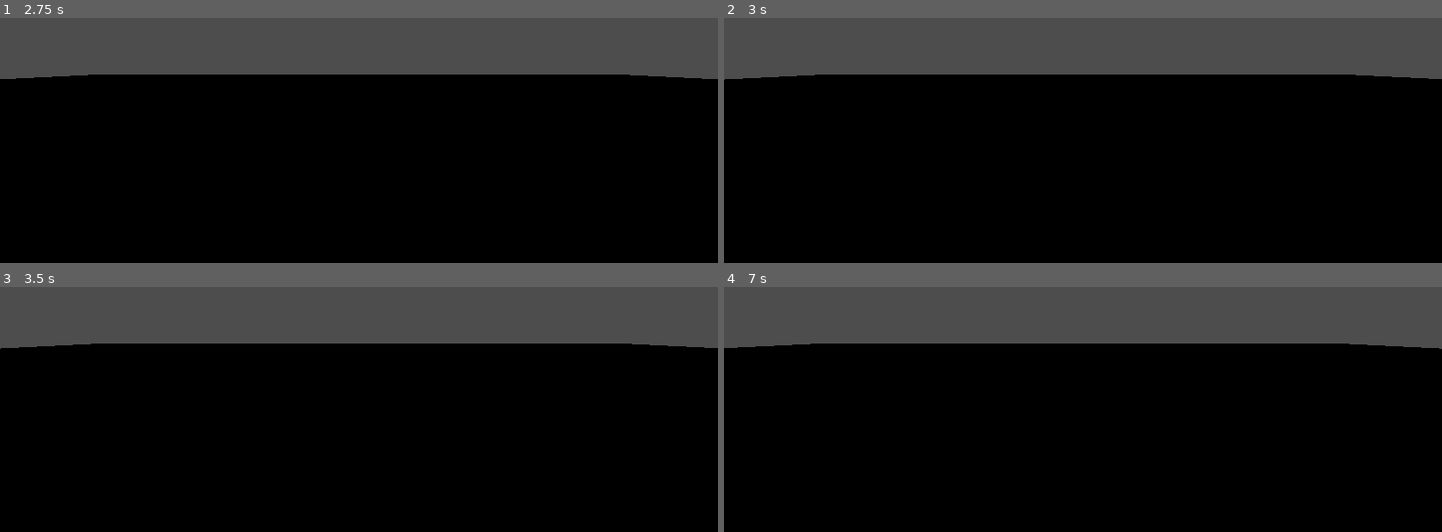
Above: before the commit, frames 1-4 (two rows, left to right).
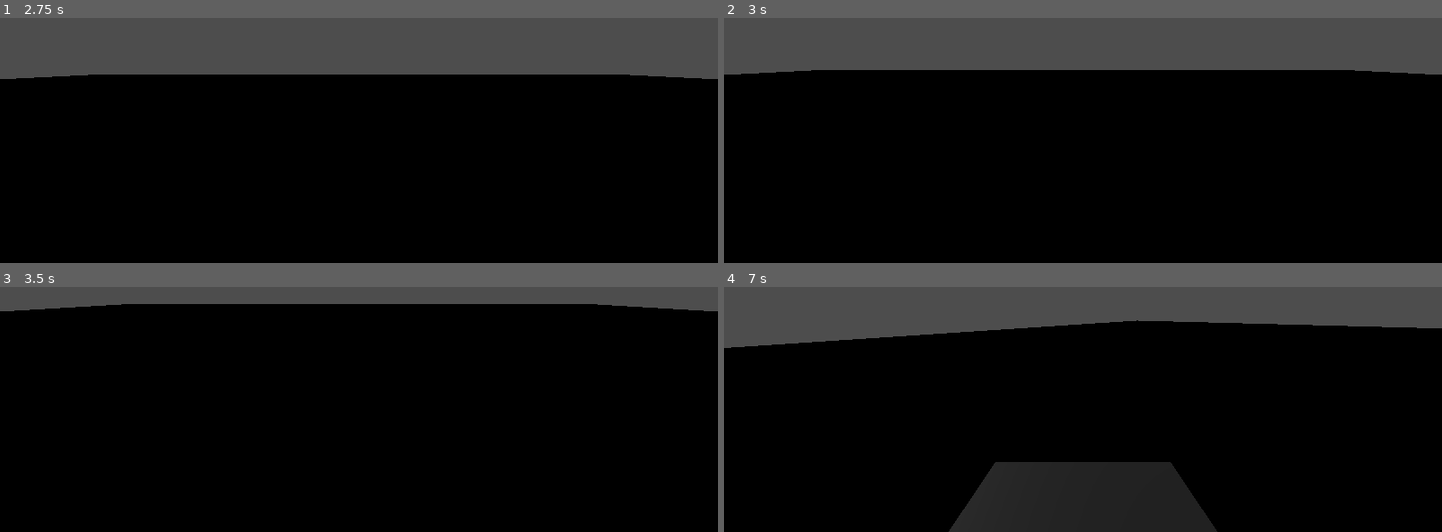
Above: after the commit, the same moments.

Repository: harjothans/midtownmadness
Game: Godot game, scene res://main.tscn
The game is run twice, just before and just after one commit, with the same random seed, the same clock (stepped at 60 frames per second) and the same inputs. Before the commit the project has no main scene; this scene is started directly in both runs.
Inputs:
- Up to frame 1 (2.75 s): tap Enter at 0.5, 2 s; hold D (steer_right) 0.53-1.28 s; tap Space at 1.25 s; hold S (brake) 1.28-2.03 s; hold D (steer_right) from 2.03 s (still down)
- Up to frame 2 (3 s): tap Space at 2.75 s; release D (steer_right) at 2.78 s; hold W (accelerate) from 2.78 s (still down)
- Up to frame 3 (3.5 s): keep holding W (accelerate)
- Up to frame 4 (7 s): release W (accelerate) at 3.53 s; hold A (steer_left) 3.53-5.03 s; hold S (brake) 5.03-5.78 s; hold D (steer_right) 5.78-6.53 s; tap Enter at 6.5 s; hold W (accelerate) from 6.53 s (still down)

Frame 1 is identical in both runs. In frame 2, 1.8% of the frame differs, in the area x 0-100%, y 21-26%; in frame 3, 16%, in the area x 0-100%, y 6-26%; in frame 4, 15%.

Commit message:
28.40
final with edits on script to make the game work

Diff:
--- a/main.tscn
+++ b/main.tscn
@@ -28,6 +28,7 @@
 shape = SubResource("BoxShape3D_ig7tw")
 
 [node name="DirectionalLight3D" type="DirectionalLight3D" parent="Environment"]
+shadow_enabled = true
 
 [node name="Vehicles" type="Node3D" parent="."]
 
--- a/project.godot
+++ b/project.godot
@@ -11,6 +11,7 @@
 [application]
 
 config/name="midtownmadness"
+run/main_scene="uid://nr5maye1x4tw"
 config/features=PackedStringArray("4.5", "Forward Plus")
 config/icon="res://icon.svg"
 
--- a/vehicle_body_3d.gd
+++ b/vehicle_body_3d.gd
@@ -1,21 +1,15 @@
 extends VehicleBody3D
 
-@export var enginer_power: float = 900.0
-@export var steer_limit: float = 0.4
+@export var engine_power: float = 1000.0
+@export var brake_power: float = 30.0
+@export var steer_angle: float = 0.5
 
 func _physics_process(delta: float) -> void:
-	# Steering
-	var steer_input = Input.get_axis("steer_right", "steer_left")
-	steering = lerp(steering, steer_input * steer_limit, delta * 5.0)
+	# Steering: Returns -0.5 (left), 0.5 (right) or 0 (none)
+	steering = Input.get_axis("steer_right","steer_left") * steer_angle
 
-	# Power
-	if Input.is_action_just_pressed("accelerate"):
-		engine_force = enginer_power
-	else:
-		engine_force = 0.0
+	# Acceleration: Applies power when W is pressed
+	engine_force = Input.get_action_strength("accelerate") * engine_power
 
-	#Braking
-	if Input.is_action_just_pressed("brake"):
-		brake = 30.0
-	else:
-		brake = 0.0
+	# Braking: Applies brake when S is pressed
+	brake = Input.get_action_strength("brake") * brake_power
Empty file removed: vehicles.gd
Not shown, removed: vehicles.gd.uid
